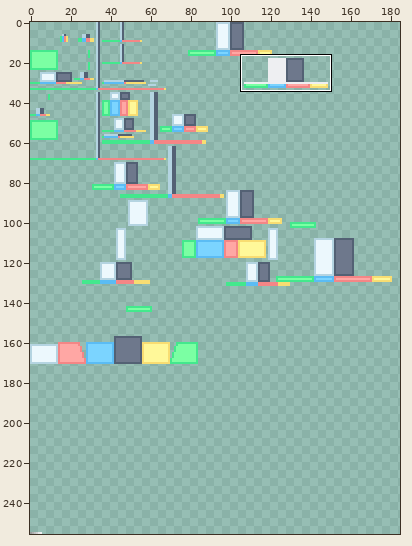
Edited in one commit: sprite sheet (resources/models/vehicles/AvA-616 speederbike/white.png). The picture above shows the old version from afar; the outline marks the close-up.
Close-up. First the earlier version:
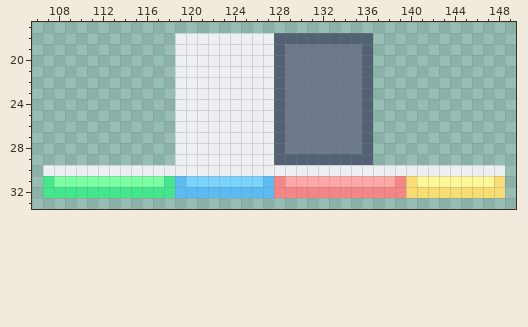
The file is 256x256 pixels. Shown: x 106..149, y 17..33. The wide view leaves out empty margins. The commit also changed other parts of the picture, which this record leaves out.
Now the later version:
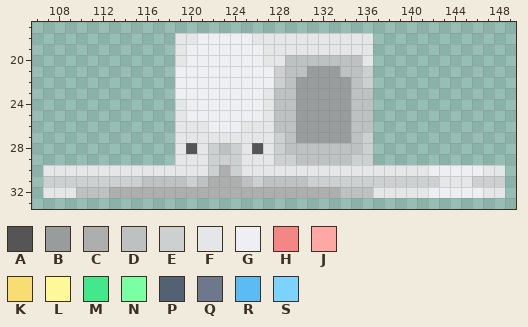
Palette (. is transparent): A #555555  B #989c9d  C #adafae  D #bec1c2  E #cdd0d1  F #e4e6e8  G #eeeff2  H #f48686  J #ffa7a4  K #f8dd72  L #fff899  M #43e88d  N #7bffa3  P #536174  Q #6e788c  R #5bbcf4  S #7bd4ff
Change:
Colour G becomes colour A in row 28 at x 120 and 126.
Colour Q becomes colour B in row 21 at x 131 to 133; in rows 22 to 27 at x 130 to 134.
Colour G becomes colour C in row 30 at x 123.
Colour H becomes colour C in row 32 at x 128 to 133.
Colour M becomes colour C in row 32 at x 113 to 118.
Colour R becomes colour C in row 32 at x 119 to 127.
Colour S becomes colour C in row 31 at x 122 to 124.
Colour G becomes colour D in row 28 at x 123.
Colour H becomes colour D in row 31 at x 128; in row 32 at x 134 to 136.
Colour J becomes colour D in row 31 at x 129 to 130.
Colour M becomes colour D in row 31 at x 118; in row 32 at x 110 to 112.
Colour N becomes colour D in row 31 at x 116 to 117.
Colour P becomes colour D in rows 23 to 26 at x 128 and 136; in row 29 at x 130 to 134.
Colour Q becomes colour D in row 20 at x 129 to 135; in row 21 at x 129 to 130 and 134 to 135; in rows 22 to 27 at x 129 and 135; in row 28 at x 129 to 135.
Colour R becomes colour D in row 31 at x 119 and 127.
Colour S becomes colour D in row 31 at x 121 and 125.
Colour G becomes colour E in row 28 at x 122 and 124; in row 29 at x 122 to 124; in row 30 at x 122 and 124.
Colour H becomes colour E in row 31 at x 139.
Colour J becomes colour E in row 31 at x 131 to 138.
Colour K becomes colour E in row 31 at x 140 and 148.
Colour L becomes colour E in row 31 at x 141 to 142 and 146 to 147.
Colour M becomes colour E in row 31 at x 107.
Colour N becomes colour E in row 31 at x 108 to 115.
Colour P becomes colour E in rows 21 to 22 at x 128 and 136; in rows 27 to 28 at x 128 and 136; in row 29 at x 128 to 129 and 135 to 136.
Colour S becomes colour E in row 31 at x 120 and 126.
Colour G becomes colour F in row 18 at x 119 to 120 and 126 to 127; in rows 19 to 20 at x 119 and 127; in row 23 at x 127; in rows 24 to 25 at x 119 and 127; in row 26 at x 119 to 121 and 125 to 127; in row 27 at x 119 to 127.
Colour G becomes colour F in row 28 at x 119, 121, 125 and 127; in row 29 at x 119 to 121 and 125 to 127; in row 30 at x 107 to 121, 125 to 141 and 147 to 148.
Colour H becomes colour F in row 32 at x 137 to 139.
Colour K becomes colour F in row 32 at x 140 to 141 and 147 to 148.
Colour L becomes colour F in row 31 at x 143 to 145.
Colour M becomes colour F in row 32 at x 107 to 109.
Colour P becomes colour F in row 18 at x 128 to 136; in rows 19 to 20 at x 128 and 136.
Colour Q becomes colour F in row 19 at x 129 to 135.
Colour K becomes colour G in row 32 at x 142 to 146.
